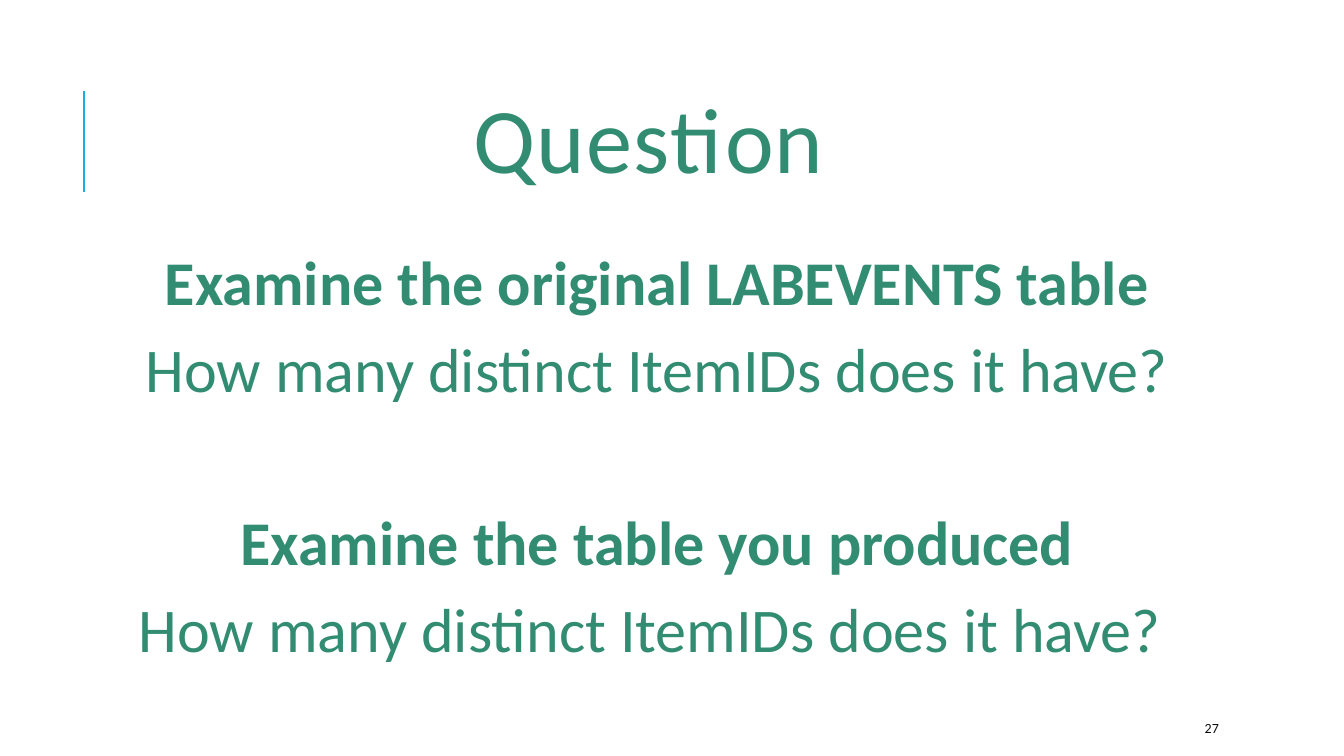
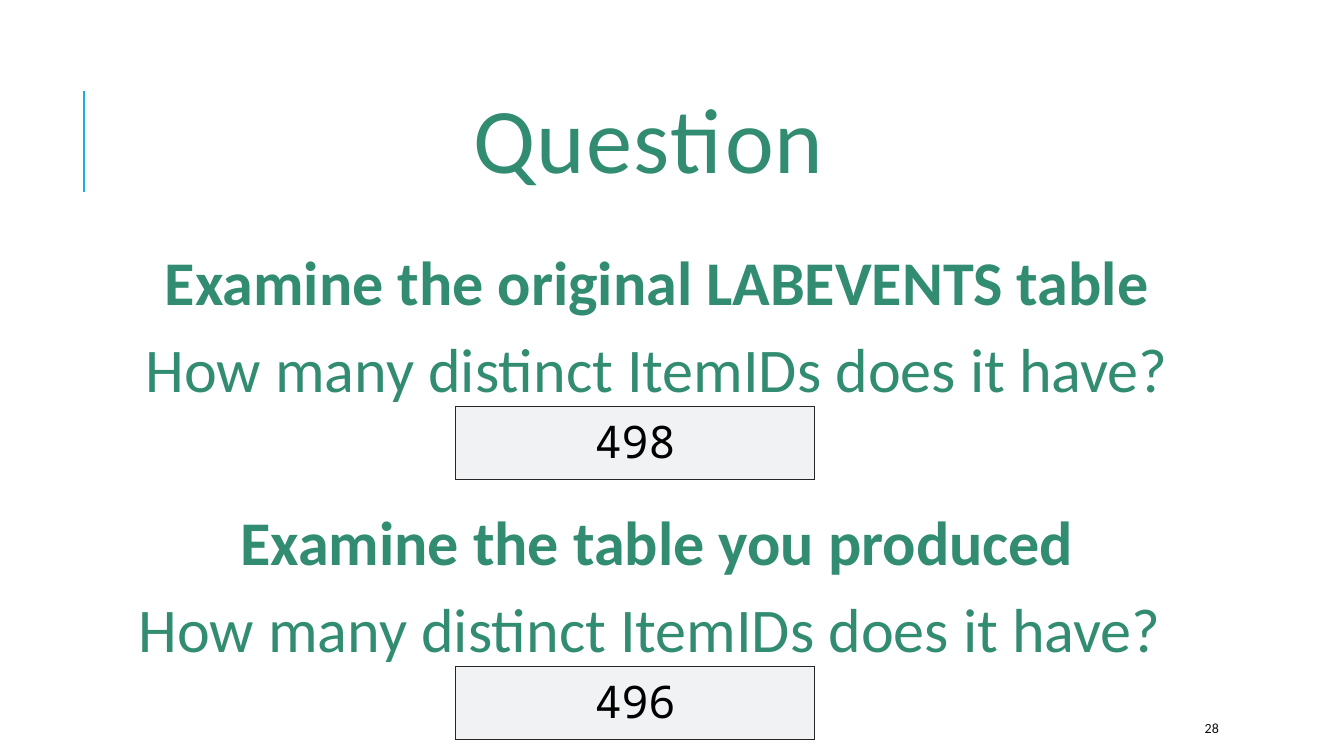
Before and after one commit to amromeo/api_r_int_db_24, a slide deck: slide 28 of presentations/03 - Joins.pptx (slide 27 before the commit). Drawn at 1344x756 pixels with LibreOffice and Linux fonts; fonts in the diff are those of the drawing. Boxes give left, top, right and bottom in pixels: in the first picture for what was removed or moved away, otherwise in the second. Text is boxed around its words. In the diff, an @@ line names an element or a change of style, - is before the commit and + after.

```diff
--- a/presentations/03 - Joins.pptx
+++ b/presentations/03 - Joins.pptx
@@ freeform shape added at box(456, 407, 815, 480), fill #F0F2F4, outline #262626 0.75 pt @@
@@ text added at box(595, 425, 676, 459), 32 pt, text #000000 @@
+498
@@ freeform shape added at box(456, 667, 815, 740), fill #F0F2F4, outline #262626 0.75 pt @@
@@ text added at box(595, 685, 676, 719), 32 pt, text #000000 @@
+496
@@ page number at box(1205, 723, 1219, 733): text changed @@
-27
+28
```
Also in this commit, not shown: 10 other slides changed, 3 slides added.
